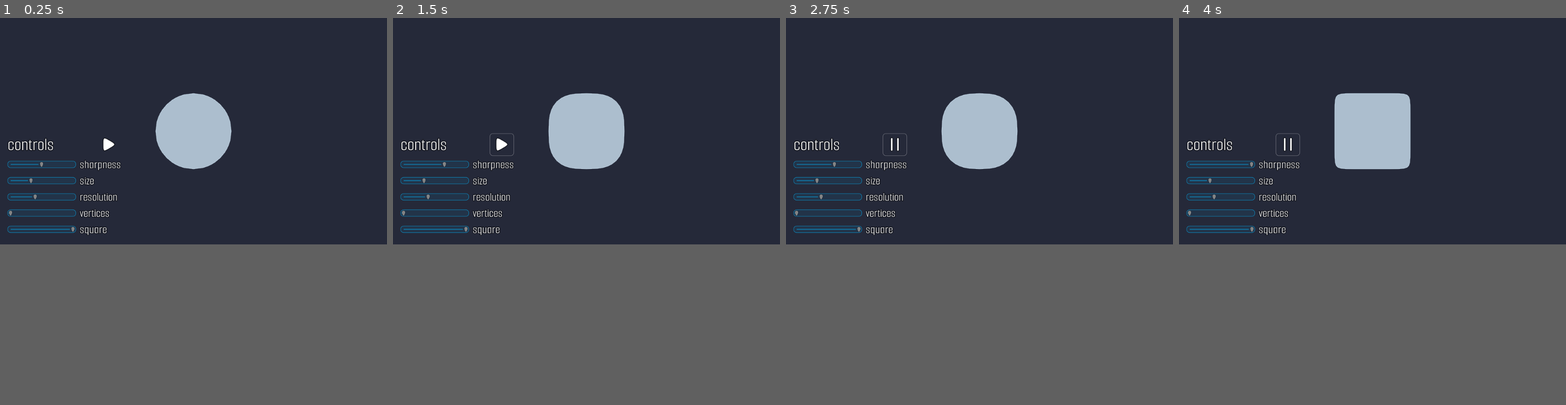
Above: before the commit, frames 1-4 (left to right).
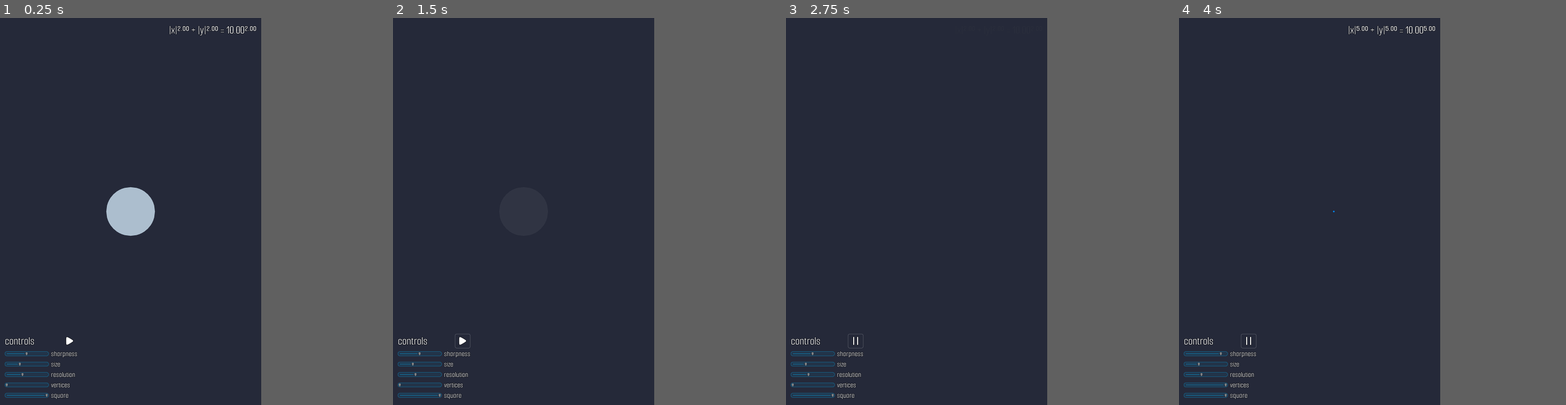
Above: after the commit, the same moments.

Repository: quandangv/circularize
Game: Godot game, scene res://main.tscn
Two runs of this game, one before a commit and one after it. Both use one fixed random seed, a clock stepped at 60 frames per second and the inputs below.
Inputs (mouse positions are in pixels of both pictures, inside the frame that each line leads up to; where the layout moved, square brackets give the same spot in the first picture):
- Up to frame 1 (0.25 s): no input
- Up to frame 2 (1.5 s): click (497, 207) [501, 145] at 0.5 s; click (497, 207) [501, 145] at 1.25 s
- Up to frame 3 (2.75 s): click (890, 207) [894, 145] at 2 s
- Up to frame 4 (4 s): no input
In our replay, the window is 800x468 before the commit and 540x800 after it. These sizes can differ from the game's own. Grey fills any space a smaller window leaves; there, only what the larger window draws over its background counts as a difference.

The runs differ from the first frame. In frame 1, 6.1% of the frame differs, in the area x 1-67%, y 2-99%; in frame 2, 5.1%; in frame 3, 5.0%; in frame 4, 5.8%.

Commit message:
Add animation for demo video Show equation for sqircle Add missing superscript glyphs in font

Diff:
--- a/main.tscn
+++ b/main.tscn
@@ -13,14 +13,15 @@
 var point_alpha = 0
 var angle_count = 4
 var resolution = 2
+export var point_ratio:float = 1
+export var animated = false
 
 export var shape_color:Color = Color.white
 export var vertex_color:Color = Color.cyan
 
-func pingpong(value, low, high):
-  var size = high - low
-  var mod = fmod(value, size*2)
-  return low + mod if mod < size else high+size-mod
+func _process(delta):
+  if animated:
+    update()
 
 func _draw():
   var points = get_shape(size, power, angle_count, resolution)
@@ -28,8 +29,8 @@
   if point_alpha > 0:
     var color = vertex_color
     color.a = point_alpha
-    for point in points:
-      draw_circle(point, sqrt(size)*0.07, color)
+    for i in range(ceil(len(points)*point_ratio)):
+      draw_circle(points[i], sqrt(size)*0.1, color)
 
 func signed_pow(a, b):
   if a < 0:
@@ -76,19 +77,23 @@
 
 onready var parent = get_parent()
 export(NodePath) var angle_label
+export(NodePath) var equation
 
 func _ready():
   angle_label = get_node(angle_label)
+  equation = get_node(equation)
 
 func sharpness_changed(value):
   value = clamp(value, -0.99999, 0.99999)
   parent.power = -log((1-value)/(value+3))*1.8204784532
   if parent.angle_count == 3:
     parent.power = max(parent.power, 1)
+  equation.set_stat(parent.angle_count, parent.power, parent.size)
   parent.update()
 
 func size_changed(value):
   parent.size = value
+  equation.set_stat(parent.angle_count, parent.power, parent.size)
   parent.update()
 
 func show_vertices_changed(value):
@@ -108,6 +113,7 @@
     angle_label.text = \"square\"
   else:
     angle_label.text = \"???\"
+  equation.set_stat(parent.angle_count, parent.power, parent.size)
   parent.update()
 "
 
@@ -115,15 +121,28 @@
 script/source = "extends Button
 
 export(NodePath) var anim
+export(NodePath) var tween
+export(NodePath) var shape
 export var pause_icon:Texture
 onready var resume_icon = icon
+const start_intro_time = 1
 
 func _ready():
   anim = get_node(anim)
+  shape = get_node(shape)
+  tween = get_node(tween)
 func _toggled(button_pressed):
   if button_pressed:
-    anim.play(\"animate\")
     icon = pause_icon
+    shape.animated = true
+    anim.play(\"intro\")
+    tween.interpolate_property(shape, \"shape_color\", null, Color.transparent, start_intro_time)
+    tween.interpolate_property(shape, \"point_ratio\", null, 0, start_intro_time)
+    tween.start()
+    yield(anim, \"animation_finished\")
+    shape.animated = false
+    if pressed:
+      anim.play(\"animate\")
   else:
     anim.stop()
     icon = resume_icon
@@ -143,10 +162,70 @@
 "update": 0,
 "values": [ 0.0 ]
 }
+tracks/1/type = "value"
+tracks/1/path = NodePath("../../../..:point_ratio")
+tracks/1/interp = 1
+tracks/1/loop_wrap = true
+tracks/1/imported = false
+tracks/1/enabled = true
+tracks/1/keys = {
+"times": PoolRealArray( 0 ),
+"transitions": PoolRealArray( 1 ),
+"update": 0,
+"values": [ 1.0 ]
+}
+tracks/2/type = "value"
+tracks/2/path = NodePath("../vertices:value")
+tracks/2/interp = 1
+tracks/2/loop_wrap = true
+tracks/2/imported = false
+tracks/2/enabled = true
+tracks/2/keys = {
+"times": PoolRealArray( 0 ),
+"transitions": PoolRealArray( 1 ),
+"update": 0,
+"values": [ 0.0 ]
+}
+tracks/3/type = "value"
+tracks/3/path = NodePath("../../../..:shape_color")
+tracks/3/interp = 1
+tracks/3/loop_wrap = true
+tracks/3/imported = false
+tracks/3/enabled = true
+tracks/3/keys = {
+"times": PoolRealArray( 0 ),
+"transitions": PoolRealArray( 1 ),
+"update": 0,
+"values": [ Color( 0.847059, 0.937255, 1, 0.752941 ) ]
+}
+tracks/4/type = "value"
+tracks/4/path = NodePath("../../../equation:modulate")
+tracks/4/interp = 1
+tracks/4/loop_wrap = true
+tracks/4/imported = false
+tracks/4/enabled = true
+tracks/4/keys = {
+"times": PoolRealArray( 0 ),
+"transitions": PoolRealArray( 1 ),
+"update": 0,
+"values": [ Color( 1, 1, 1, 1 ) ]
+}
+tracks/5/type = "value"
+tracks/5/path = NodePath("../angles:value")
+tracks/5/interp = 1
+tracks/5/loop_wrap = true
+tracks/5/imported = false
+tracks/5/enabled = true
+tracks/5/keys = {
+"times": PoolRealArray( 0 ),
+"transitions": PoolRealArray( 1 ),
+"update": 0,
+"values": [ 4.0 ]
+}
 
 [sub_resource type="Animation" id=5]
 resource_name = "animate"
-length = 4.0
+length = 16.0
 loop = true
 tracks/0/type = "value"
 tracks/0/path = NodePath(".:value")
@@ -155,10 +234,110 @@
 tracks/0/imported = false
 tracks/0/enabled = true
 tracks/0/keys = {
-"times": PoolRealArray( 0, 1.8, 2.2 ),
-"transitions": PoolRealArray( 0.5, 2, 2 ),
-"update": 0,
-"values": [ -1.0, 0.99, 0.99 ]
+"times": PoolRealArray( 0, 1.8, 2.2, 4, 4.1, 5.9, 6.3, 8, 9.9, 10.3, 11.9, 12, 13.8, 14.2, 16 ),
+"transitions": PoolRealArray( 0.5, 2, 2, 1, 0.333333, 2, 3, 0.333333, 2, 3, 1, 0.5, 2, 2, 1 ),
+"update": 0,
+"values": [ -1.0, 0.99, 0.99, -1.0, -0.5, 0.99, 0.99, -0.5, 0.99, 0.99, -0.5, -1.0, 0.99, 0.99, -1.0 ]
+}
+tracks/1/type = "value"
+tracks/1/path = NodePath("../angles:value")
+tracks/1/interp = 1
+tracks/1/loop_wrap = true
+tracks/1/imported = false
+tracks/1/enabled = true
+tracks/1/keys = {
+"times": PoolRealArray( 0, 4, 12, 16 ),
+"transitions": PoolRealArray( 1, 1, 1, 1 ),
+"update": 1,
+"values": [ 4.0, 3.0, 4.0, 3.0 ]
+}
+tracks/2/type = "value"
+tracks/2/path = NodePath("../../../..:shape_color")
+tracks/2/interp = 1
+tracks/2/loop_wrap = true
+tracks/2/imported = false
+tracks/2/enabled = true
+tracks/2/keys = {
+"times": PoolRealArray( 0, 4, 4.5, 11.5, 12, 16 ),
+"transitions": PoolRealArray( 200, 1, 1, 1, 1.19718e-05, 1 ),
+"update": 0,
+"values": [ Color( 0.847059, 0.937255, 1, 0.752941 ), Color( 0.847059, 0.937255, 1, 0 ), Color( 0.847059, 0.937255, 1, 0.752941 ), Color( 0.847059, 0.937255, 1, 0.752941 ), Color( 0.847059, 0.937255, 1, 0 ), Color( 0.847059, 0.937255, 1, 0.752941 ) ]
+}
+
+[sub_resource type="Animation" id=7]
+resource_name = "intro"
+length = 7.5
+tracks/0/type = "value"
+tracks/0/path = NodePath(".:value")
+tracks/0/interp = 1
+tracks/0/loop_wrap = true
+tracks/0/imported = false
+tracks/0/enabled = true
+tracks/0/keys = {
+"times": PoolRealArray( 1, 6.5, 7.5 ),
+"transitions": PoolRealArray( 1, 1, 1 ),
+"update": 0,
+"values": [ 0.759, 0.759, -1.0 ]
+}
+tracks/1/type = "value"
+tracks/1/path = NodePath("../../../..:point_ratio")
+tracks/1/interp = 1
+tracks/1/loop_wrap = true
+tracks/1/imported = false
+tracks/1/enabled = true
+tracks/1/keys = {
+"times": PoolRealArray( 1.9, 6 ),
+"transitions": PoolRealArray( 1, 1 ),
+"update": 0,
+"values": [ 0.0, 1.0 ]
+}
+tracks/2/type = "value"
+tracks/2/path = NodePath("../vertices:value")
+tracks/2/interp = 1
+tracks/2/loop_wrap = true
+tracks/2/imported = false
+tracks/2/enabled = true
+tracks/2/keys = {
+"times": PoolRealArray( 1.9, 6.5, 7.5 ),
+"transitions": PoolRealArray( 1, 0.420448, 1 ),
+"update": 0,
+"values": [ 1.0, 1.0, 0.0 ]
+}
+tracks/3/type = "value"
+tracks/3/path = NodePath("../../../..:shape_color")
+tracks/3/interp = 1
+tracks/3/loop_wrap = true
+tracks/3/imported = false
+tracks/3/enabled = true
+tracks/3/keys = {
+"times": PoolRealArray( 1.9, 6 ),
+"transitions": PoolRealArray( 2.46229, 1 ),
+"update": 0,
+"values": [ Color( 0.847059, 0.937255, 1, 0 ), Color( 0.847059, 0.937255, 1, 0.752941 ) ]
+}
+tracks/4/type = "value"
+tracks/4/path = NodePath("../../../equation:modulate")
+tracks/4/interp = 1
+tracks/4/loop_wrap = true
+tracks/4/imported = false
+tracks/4/enabled = true
+tracks/4/keys = {
+"times": PoolRealArray( 0, 0.7, 0.9, 1.9 ),
+"transitions": PoolRealArray( 1, 1, 1, 1 ),
+"update": 0,
+"values": [ Color( 1, 1, 1, 1 ), Color( 1, 1, 1, 0 ), Color( 1, 1, 1, 0 ), Color( 1, 1, 1, 1 ) ]
+}
+tracks/5/type = "value"
+tracks/5/path = NodePath("../angles:value")
+tracks/5/interp = 1
+tracks/5/loop_wrap = true
+tracks/5/imported = false
+tracks/5/enabled = true
+tracks/5/keys = {
+"times": PoolRealArray( 1 ),
+"transitions": PoolRealArray( 1 ),
+"update": 1,
+"values": [ 4.0 ]
 }
 
 [sub_resource type="GDScript" id=3]
@@ -177,6 +356,21 @@
   emit_signal(\"angle_changed\", value)
 "
 
+[sub_resource type="GDScript" id=8]
+script/source = "extends Label
+
+const superscripts = {'1':'¹', '2':'²', '3':'³', '4':'⁴', '5':'⁵', '6':'⁶', '7':'⁷', '8':'⁸', '9':'⁹', '0':'⁰', '-':'⁻', '.':'·'}
+func set_stat(angles, power, size):
+  if angles != 4:
+    text = \"Details at github.com/quandangv/circularize\"
+  else:
+    power = '%1.02f' % power
+    size = '%1.02f' % size
+    for key in superscripts:
+      power = power.replace(key, superscripts[key])
+    text = '|x|' + power + ' + |y|' + power + ' = ' + size + power
+"
+
 [node name="shape" type="Node2D"]
 z_index = 1
 script = SubResource( 1 )
@@ -191,6 +385,7 @@
 layer = -1
 script = SubResource( 2 )
 angle_label = NodePath("box/sliders/Label5")
+equation = NodePath("equation")
 
 [node name="box" type="VBoxContainer" parent="ui"]
 anchor_top = 1.0
@@ -226,6 +421,8 @@
 flat = true
 script = SubResource( 6 )
 anim = NodePath("../sharpness/anim")
+tween = NodePath("../sharpness/tween")
+shape = NodePath("../../../..")
 pause_icon = ExtResource( 4 )
 
 [node name="sharpness" type="HSlider" parent="ui/box/sliders"]
@@ -242,6 +439,9 @@
 [node name="anim" type="AnimationPlayer" parent="ui/box/sliders/sharpness"]
 anims/RESET = SubResource( 4 )
 anims/animate = SubResource( 5 )
+anims/intro = SubResource( 7 )
+
+[node name="tween" type="Tween" parent="ui/box/sliders/sharpness"]
 
 [node name="Label" type="Label" parent="ui/box/sliders"]
 margin_left = 191.0
@@ -329,6 +529,21 @@
 text = "square"
 valign = 1
 
+[node name="equation" type="Label" parent="ui"]
+anchor_left = 1.0
+anchor_right = 1.0
+margin_left = -455.0
+margin_top = 20.0
+margin_right = -20.0
+margin_bottom = 39.0
+grow_horizontal = 0
+size_flags_horizontal = 11
+size_flags_vertical = 0
+theme = ExtResource( 1 )
+text = "|x|²·⁰⁰ + |y|²·⁰⁰ = 10.00²·⁰⁰"
+align = 2
+script = SubResource( 8 )
+
 [connection signal="value_changed" from="ui/box/sliders/sharpness" to="ui" method="sharpness_changed"]
 [connection signal="value_changed" from="ui/box/sliders/size" to="ui" method="size_changed"]
 [connection signal="value_changed" from="ui/box/sliders/resolution" to="ui" method="resolution_changed"]
--- a/project.godot
+++ b/project.godot
@@ -14,6 +14,11 @@
 run/main_scene="res://main.tscn"
 config/icon="res://icon.svg"
 
+[display]
+
+window/size/width=1080
+window/size/height=1920
+
 [physics]
 
 common/enable_pause_aware_picking=true
Binary file removed: fonts/SmoochSans-Black.ttf
Binary file removed: fonts/SmoochSans-Bold.ttf
Binary file removed: fonts/SmoochSans-ExtraBold.ttf
Binary file removed: fonts/SmoochSans-ExtraLight.ttf
Binary file removed: fonts/SmoochSans-Light.ttf
Binary file removed: fonts/SmoochSans-Medium.ttf
Binary file changed: fonts/SmoochSans-Regular.ttf
Binary file removed: fonts/SmoochSans-SemiBold.ttf
Binary file removed: fonts/SmoochSans-Thin.ttf
Binary file removed: fonts/SmoochSans-VariableFont_wght.ttf
Not shown: 1 places in main.tscn that only renumber resources
Not shown, added: fonts/SmoochSans-Regular.sfd
